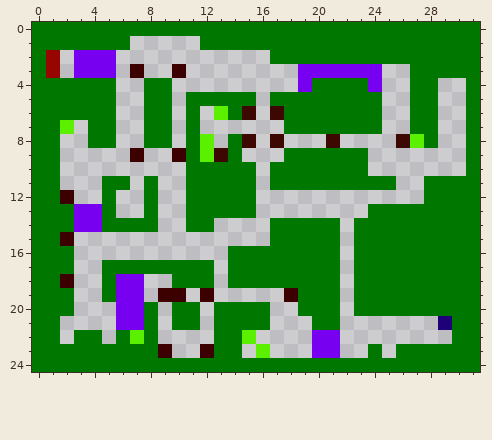
Edited in one commit: pixel-art sprite (Code/TeamTopdown/TeamTopdown/sprites/map4c.png). That is the earlier state.
The file is 32x25 pixels. Colours within 5 levels of each other are drawn and written as one.
The same view after the edit:
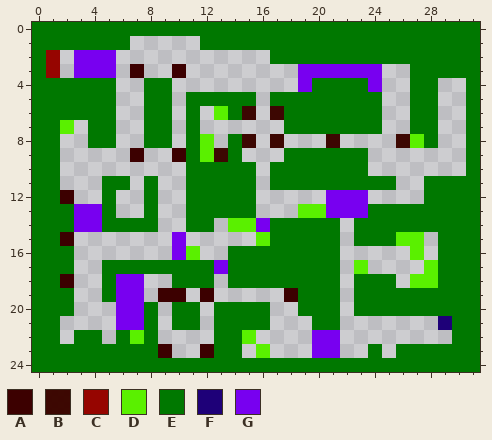
Palette (. is transparent): A #3c0000  B #3c0600fd  C #960500  D #5af000  E #007800  F #1e0078  G #7800f0
Difference:
y 12: x 21..23 ... -> GGG
y 13: x 19..23 ..... -> DDGGG
y 14: x 14..16 ... -> DDG
y 15: x 10 . -> G; x 16 . -> D; x 26..28 EEE -> DD.
y 16: x 10..11 .. -> GD; x 23..28 EEEEEE -> ....D.
y 17: x 13 . -> G; x 23..28 EEEEEE -> D....D
y 18: x 26..28 EEE -> .DD
Changed places in both pictures, as pixel boxes (x1, y1, x2, y2):
changed: (172, 190, 438, 288)
